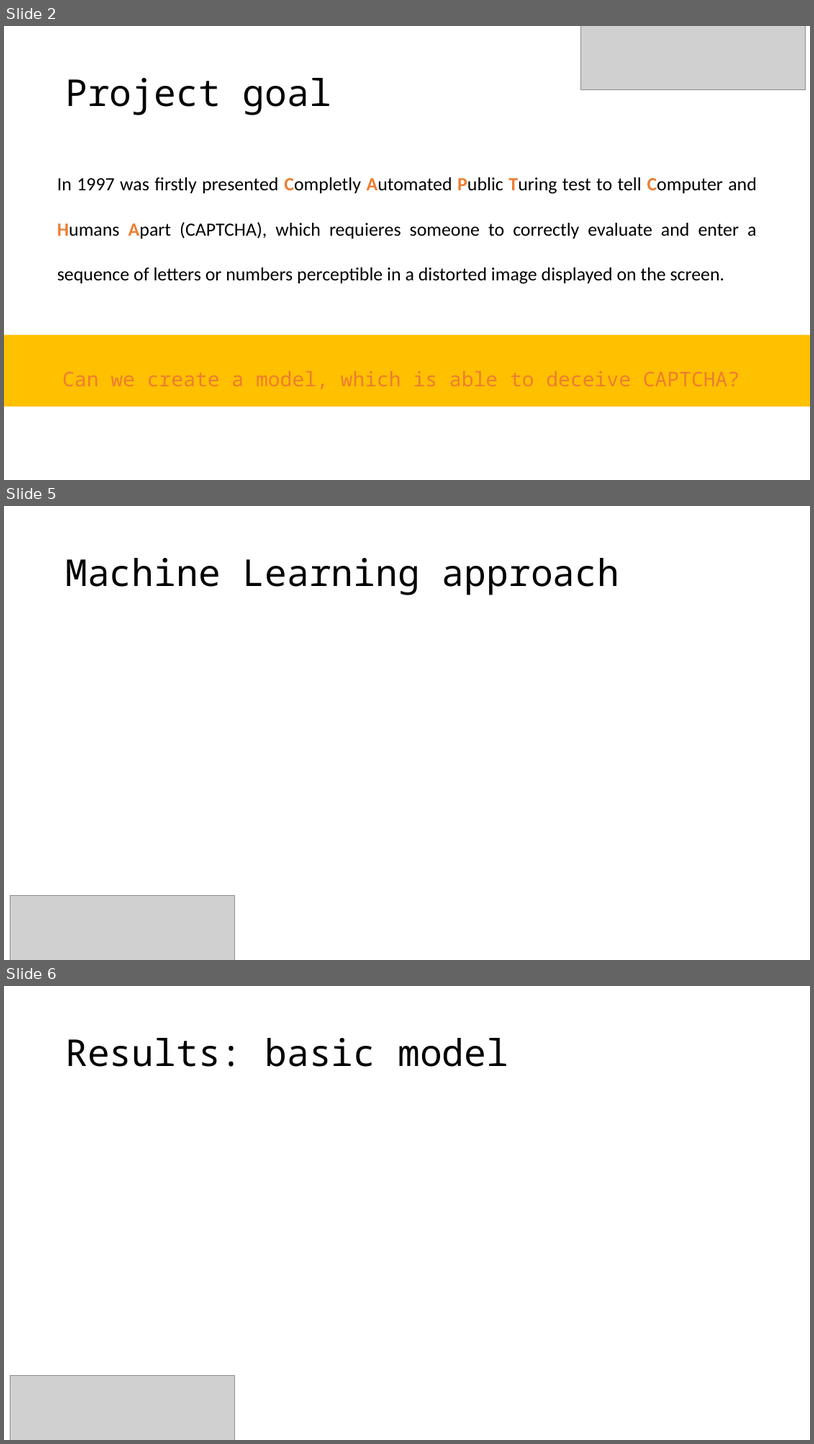
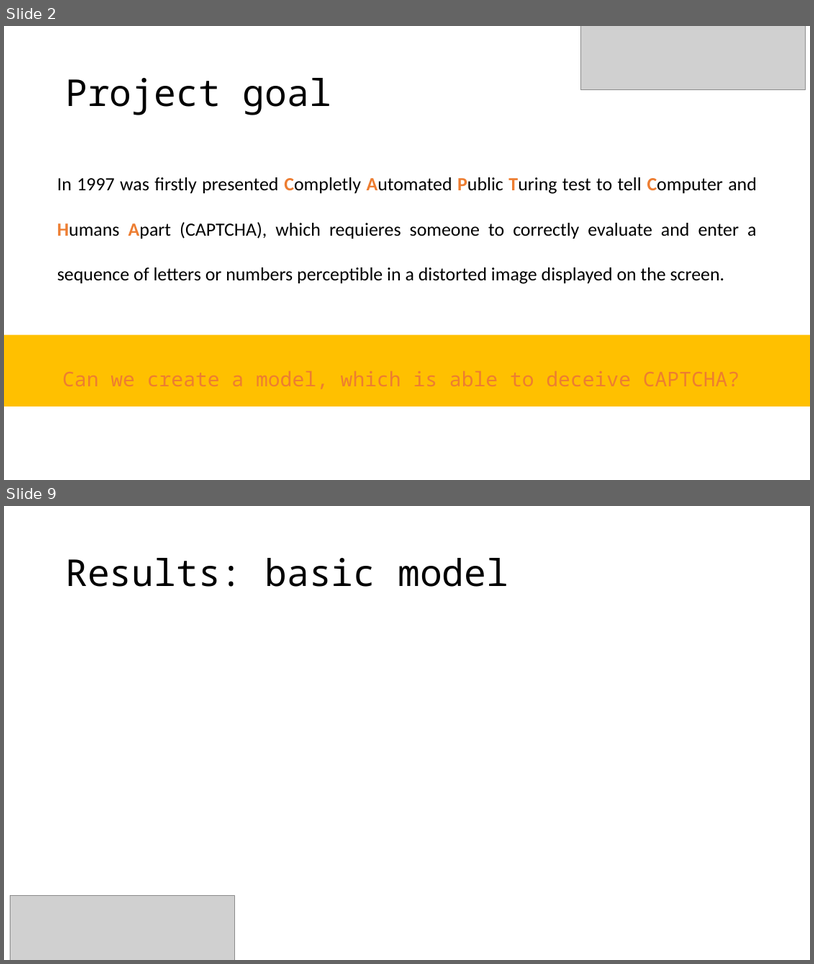
Before and after one commit to Strojove-uceni/final-projects-i_am_not_a_robot, a slide deck: presentation/Final_presentation_draft.pptx. Shown one above the other, each under a label of ours: slides 2, 5 and 6 before the commit, slides 2 and 9 after it; the slides between them are not shown. The pictures are 814x1444 and 814x964 pixels, drawn with LibreOffice and Linux fonts; fonts in the diff are those of the drawing; grey boxes stand for pictures. Boxes give left, top, right and bottom in pixels: in the first picture for what was removed or moved away, otherwise in the second. Text is boxed around its words. In the diff, an @@ line names an element or a change of style, - is before the commit and + after.

```diff
--- a/presentation/Final_presentation_draft.pptx
+++ b/presentation/Final_presentation_draft.pptx
@@ slide 5 removed at (4, 506, 810, 960), background #FFFFFF @@
@@ title removed at (65, 558, 620, 595) @@
-Machine Learning approach
@@ picture removed at (10, 895, 234, 960) @@
@@ what was slide 6 is now slide 9 @@
```
Also in this commit, not shown: 2 slides changed, 5 slides added, 1 other slide removed.
